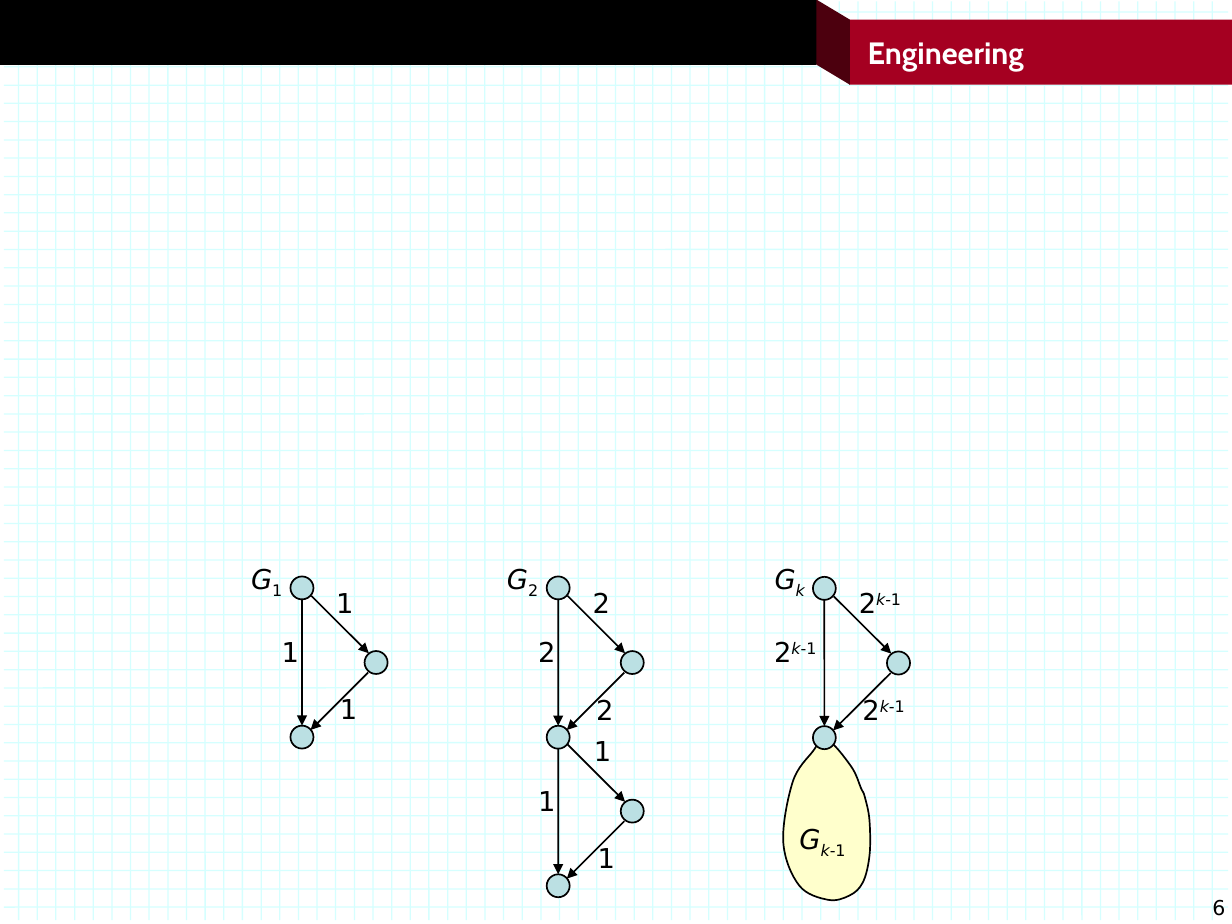
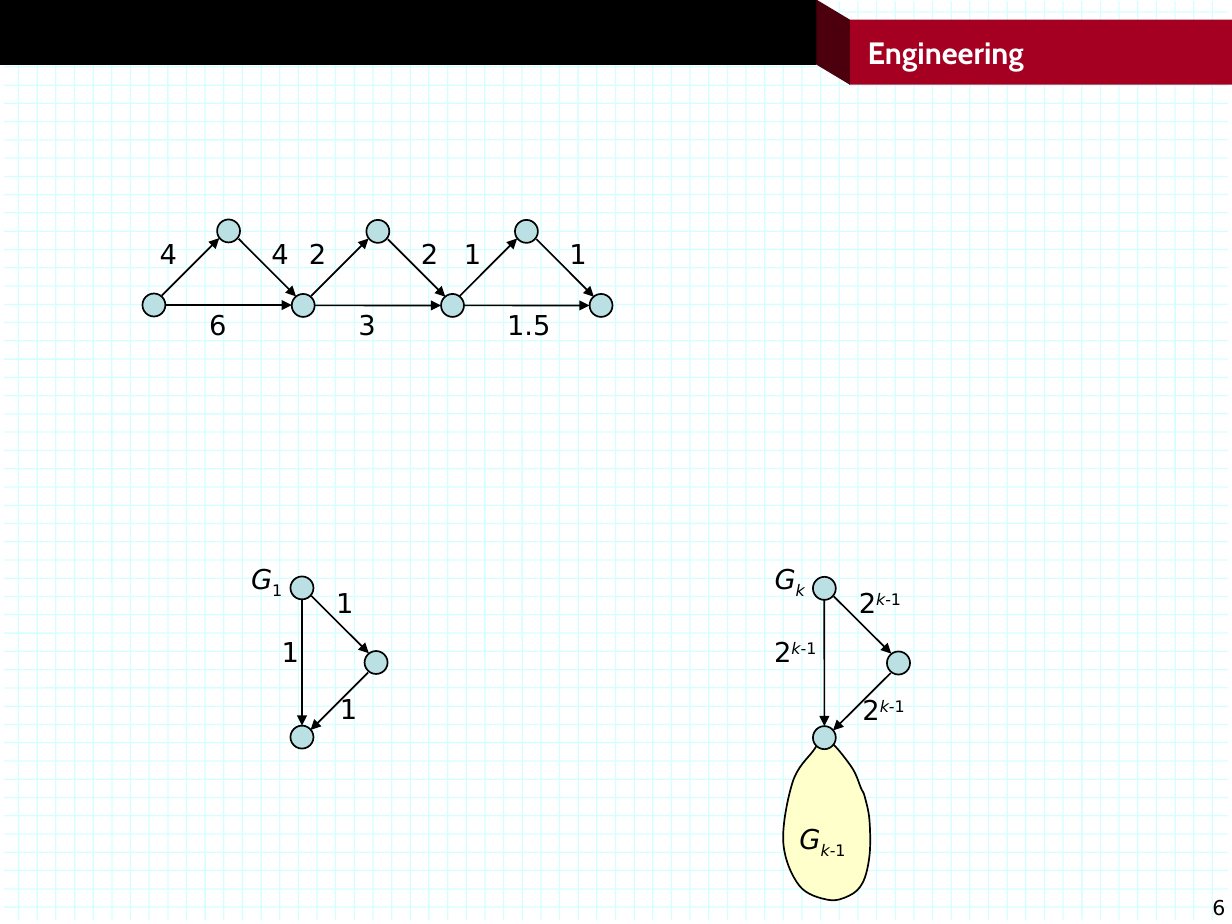
Before and after one commit to jonturner53/gads, a slide deck: slide 6 of graphAlgorithms/shortPaths.pptx. Drawn at 1232x924 pixels with LibreOffice and Linux fonts; fonts in the diff are those of the drawing; background and template pictures are left out. Boxes give left, top, right and bottom in pixels: in the first picture for what was removed or moved away, otherwise in the second. Text is boxed around its words. In the diff, an @@ line names an element or a change of style, - is before the commit and + after.

```diff
--- a/graphAlgorithms/shortPaths.pptx
+++ b/graphAlgorithms/shortPaths.pptx
@@ text "2": place and size @@
-text "2" at [593,592,610,613]
+text "2" at [309,243,326,264]
@@ arrow moved from (568, 596) - (625, 653) to (312, 296) - (368, 239) @@
@@ arrow moved from (625, 673) - (567, 731) to (388, 239) - (445, 297) @@
@@ text "2": place and size @@
-text "2" at [596,698,613,720]
+text "2" at [421,243,438,264]
@@ arrow moved from (568, 744) - (625, 802) to (460, 296) - (517, 239) @@
@@ text "1": place and size @@
-text "1" at [594,739,611,767]
+text "1" at [464,243,481,271]
@@ arrow moved from (625, 822) - (567, 878) to (536, 239) - (594, 297) @@
@@ text "1": place and size @@
-text "1" at [598,846,615,871]
+text "1" at [569,243,586,271]
@@ group added at [143,219,375,341]: 4 texts, 3 arrows, 2 ellipses @@
+3
+6
+4
+4
@@ rotation 0 to 270 degrees in 5 elements at [515,219,538,243], [590,294,614,318], [292,294,315,318], [366,219,389,243], [441,294,464,318] @@
@@ arrow moved from (558, 600) - (558, 726) to (314, 306) - (441, 306) @@
@@ arrow moved from (558, 748) - (558, 875) to (463, 306) - (590, 306) @@
@@ text at [507,315,550,341]: text changed @@
-1
+1.5
@@ text removed at [506,562,540,595] @@
-G2
@@ text removed at [538,641,555,662] @@
-2
```
Also in this commit, not shown: 5 other files.
